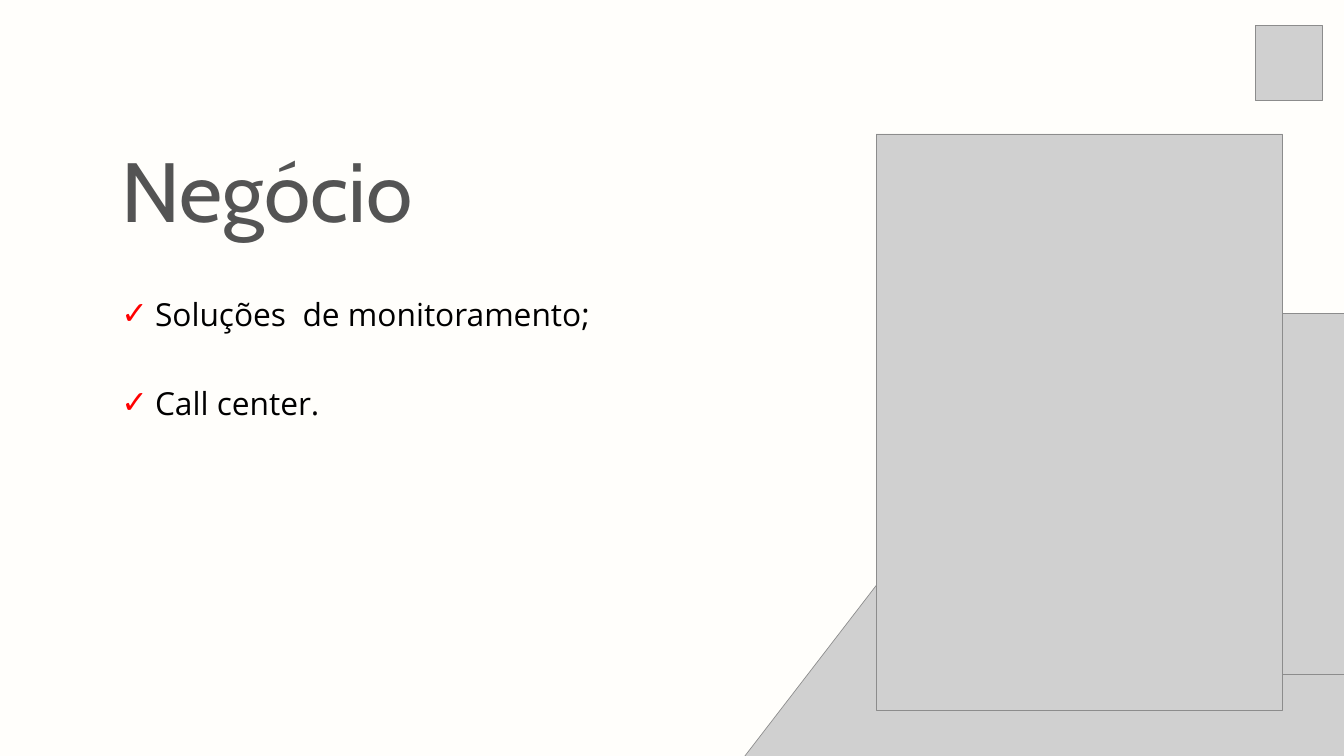
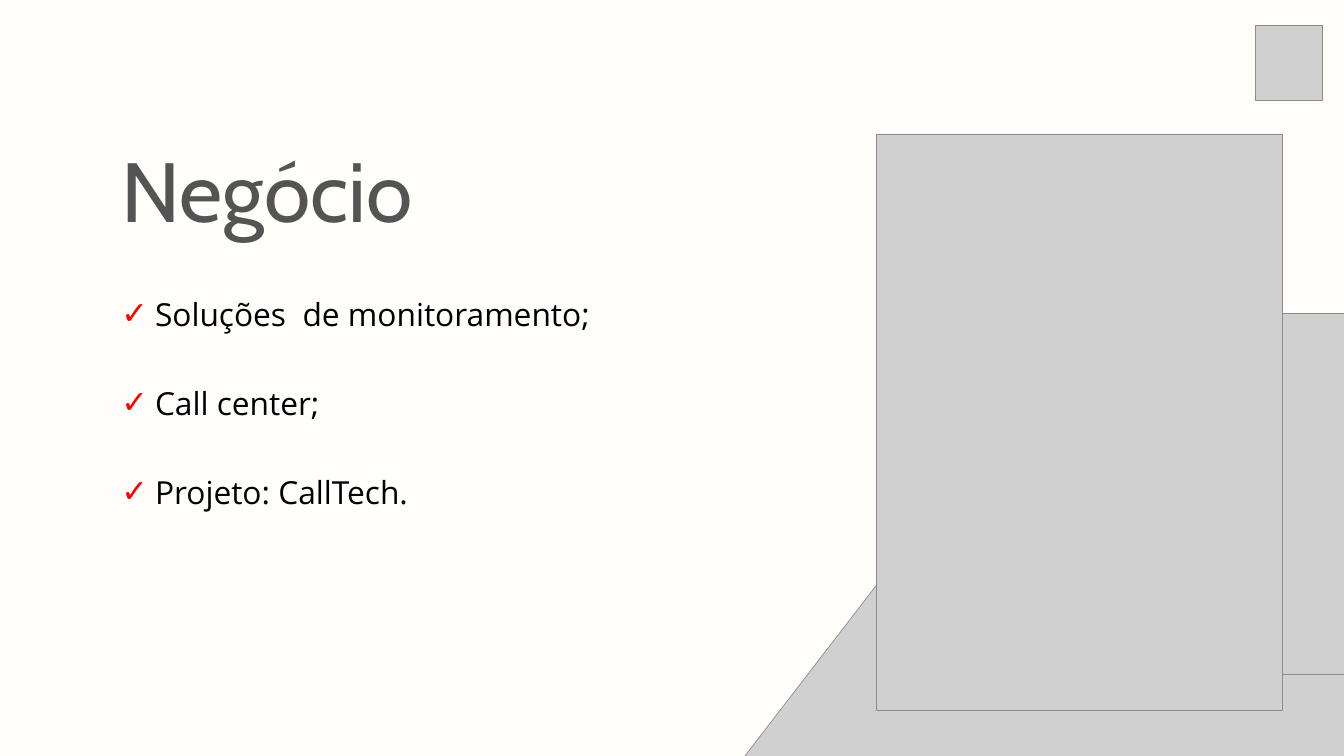
Before and after one commit to christian-raphael/Pyxis, a slide deck: slide 3 of Documentação/Pyxis.pptx. Drawn at 1344x756 pixels with LibreOffice and Linux fonts; fonts in the diff are those of the drawing; grey boxes stand for pictures. Boxes give left, top, right and bottom in pixels: in the first picture for what was removed or moved away, otherwise in the second. Text is boxed around its words. In the diff, an @@ line names an element or a change of style, - is before the commit and + after.

```diff
--- a/Documentação/Pyxis.pptx
+++ b/Documentação/Pyxis.pptx
@@ text at <box>155,391,408,512</box>: text changed @@
-✓ Call center.
+✓ Call center;
+✓ Projeto: CallTech.
```
Also in this commit, not shown: 1 other slide changed.
